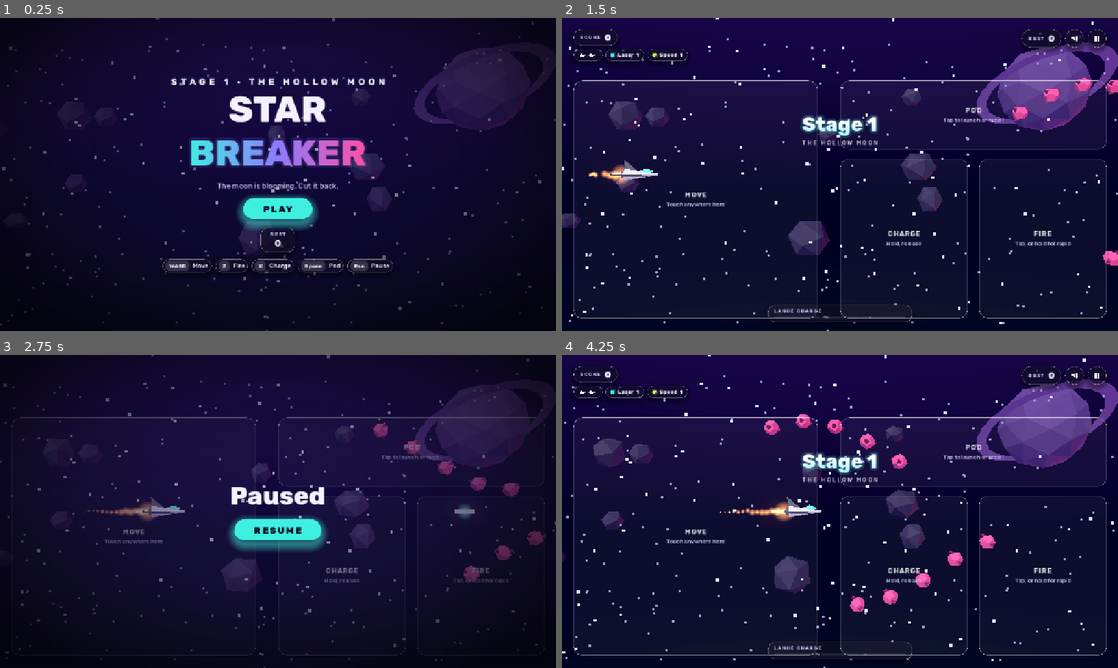
Above: before the commit, frames 1-4 (two rows, left to right).
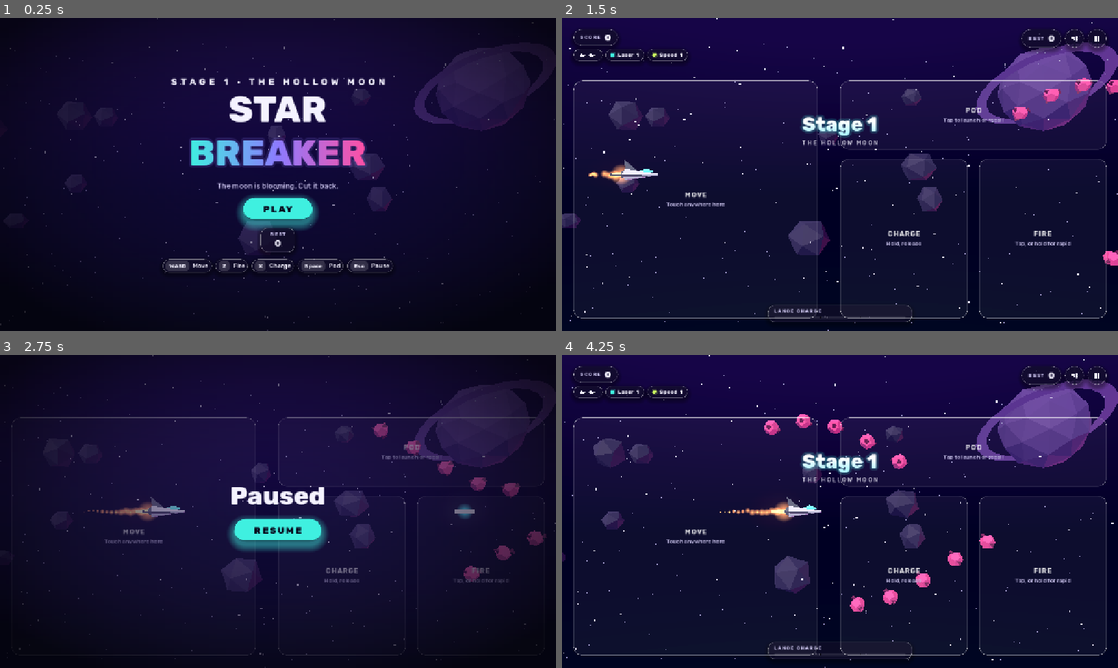
Above: after the commit, the same moments.

Repository: guillaumefont/star-breaker
Game: Godot game, scene res://scenes/main.tscn
The game is run twice, just before and just after one commit, with the same random seed, the same clock (stepped at 60 frames per second) and the same inputs.
Inputs (mouse positions are in pixels of both pictures, inside the frame that each line leads up to):
- Up to frame 1 (0.25 s): no input
- Up to frame 2 (1.5 s): click "PLAY" at 0.5 s; tap Enter (start) at 1.25 s; move the mouse to (962, 158) at 1.27 s; hold Right (right) from 1.28 s (still down); tap X (charge) at 1.35 s; click (962, 158) at 1.42 s
- Up to frame 3 (2.75 s): tap Z (fire) at 1.55 s; release Right (right) at 2 s; tap Enter (start) at 2 s; drag from (166, 527) to (250, 574) at 2.02 s
- Up to frame 4 (4.25 s): click "RESUME" at 2.75 s; tap Enter (start) at 3.5, 3.8 s; move the mouse to (895, 442) at 3.52 s; hold Right (right) from 3.53 s (still down); tap Space (pod) at 3.6 s

The runs differ from the first frame. In frame 1, 0.6% of the frame differs, in the area x 0-100%, y 0-100%; in frame 2, 0.6%; in frame 3, 0.6%; in frame 4, 0.7%.

Commit message:
Android crash: replace AudioStreamPolyphonic with a player pool, stars as quads
The crash happens within the first seconds of a run on Android but not on
desktop (debug or release template, Mobile renderer, simulated touch soak).
Remove the Android-only risk paths: sound effects now play through a pool of
AudioStreamPlayers like tether-rally, and stars are MultiMesh quads instead of
GL point sprites. Adds tools/soak.gd and audio_test checks.

Co-Authored-By: Claude Opus 5.5 <noreply@anthropic.com>
Claude-Session: https://claude.ai/code/session_01VxP4frKpP2hipxn7zCfCJb

Diff:
--- a/scripts/audio.gd
+++ b/scripts/audio.gd
@@ -6,7 +6,9 @@
 const RATE := 22050
 const MASTER := 0.8
 
-var _poly: AudioStreamPlayer
+const POOL := 12
+var _pool: Array[AudioStreamPlayer] = []
+var _next := 0
 var _music: AudioStreamPlayer
 var _fx: Dictionary = {}
 var _songs: Dictionary = {}
@@ -23,12 +25,12 @@
 
 
 func _ready() -> void:
-	_poly = AudioStreamPlayer.new()
-	var ps := AudioStreamPolyphonic.new()
-	ps.polyphony = 24
-	_poly.stream = ps
-	add_child(_poly)
-	_poly.play()
+	# A pool of plain players (as in tether-rally) rather than one AudioStreamPolyphonic:
+	# the polyphonic player was the main suspect for the Android crash a few seconds into a run.
+	for i in POOL:
+		var p := AudioStreamPlayer.new()
+		add_child(p)
+		_pool.append(p)
 	_music = AudioStreamPlayer.new()
 	_music.volume_db = -3.0
 	add_child(_music)
@@ -74,11 +76,19 @@
 
 func play(name: String, arg := 0) -> void:
 	var key := name + (str(arg) if name == "beam" else "")
-	if not _fx.has(key) or not _poly.playing:
+	if not _fx.has(key):
 		return
-	var pb := _poly.get_stream_playback() as AudioStreamPlaybackPolyphonic
-	if pb:
-		pb.play_stream(_fx[key])
+	# take a free player, else the one that started longest ago
+	var p: AudioStreamPlayer = _pool[_next]
+	for i in POOL:
+		var q: AudioStreamPlayer = _pool[(_next + i) % POOL]
+		if not q.playing:
+			p = q
+			_next = (_next + i) % POOL
+			break
+	_next = (_next + 1) % POOL
+	p.stream = _fx[key]
+	p.play()
 
 
 func music(name: String) -> void:
--- a/scripts/main.gd
+++ b/scripts/main.gd
@@ -251,27 +251,27 @@
 
 
 func _star_layer(n: int, z0: float, z1: float, size: float, color: Color) -> Node3D:
-	var pos := PackedVector3Array()
-	for i in n:
-		pos.append(Vector3(randf_range(0, 900), randf_range(-180, 180), randf_range(z0, z1)))
-	var arrays := []
-	arrays.resize(Mesh.ARRAY_MAX)
-	arrays[Mesh.ARRAY_VERTEX] = pos
-	var m := ArrayMesh.new()
-	m.add_surface_from_arrays(Mesh.PRIMITIVE_POINTS, arrays)
+	# Stars are tiny quads in a MultiMesh, not GL points: point sprites are the least portable
+	# primitive on Android GPUs.
+	var q := QuadMesh.new()
+	q.size = Vector2.ONE * size * 0.55
 	var mat := StandardMaterial3D.new()
 	mat.shading_mode = BaseMaterial3D.SHADING_MODE_UNSHADED
-	mat.use_point_size = true
-	mat.point_size = size
 	mat.albedo_color = color
 	mat.disable_fog = true
+	q.material = mat
+	var mm := MultiMesh.new()
+	mm.transform_format = MultiMesh.TRANSFORM_3D
+	mm.mesh = q
+	mm.instance_count = n
+	for i in n:
+		mm.set_instance_transform(i, Transform3D(Basis(), Vector3(randf_range(0, 900), randf_range(-180, 180), randf_range(z0, z1))))
 	var grp := Node3D.new()
 	for k in 2:
-		var mi := MeshInstance3D.new()
-		mi.mesh = m
-		mi.material_override = mat
+		var mi := MultiMeshInstance3D.new()
+		mi.multimesh = mm
 		mi.position.x = 900.0 * k
-		mi.extra_cull_margin = 1000.0
+		mi.cast_shadow = GeometryInstance3D.SHADOW_CASTING_SETTING_OFF
 		grp.add_child(mi)
 	add_child(grp)
 	return grp
--- a/tests/audio_test.gd
+++ b/tests/audio_test.gd
@@ -32,5 +32,12 @@
 	check(sfx._music.stream == sfx._songs.get("stage"), "music asked for early starts once it is ready")
 	for k in ["shot", "rapid", "beam1", "beam3", "boom", "pod", "dock", "alarm", "oneup"]:
 		check(sfx._fx.has(k), "sound effect %s" % k)
+	# a burst far larger than the pool (rapid fire + hits + explosions) must just recycle players
+	for i in 200:
+		sfx.play(["shot", "rapid", "hit", "small", "boom", "beam"][i % 6], 1 + i % 3)
+		if i % 10 == 0:
+			await process_frame
+	check(sfx._pool.size() == Sfx.POOL and sfx.get_child_count() == Sfx.POOL + 1, "a burst of 200 sounds reuses the fixed player pool")
+	check(not ClassDB.class_exists("AudioStreamPolyphonic") or sfx.find_children("*", "AudioStreamPlayer", false).all(func(p): return not (p.stream is AudioStreamPolyphonic)), "no AudioStreamPolyphonic player (Android crash suspect)")
 	print("%d failure(s)" % fails)
 	quit(1 if fails else 0)
--- /dev/null
+++ b/tools/soak.gd
@@ -0,0 +1,67 @@
+extends SceneTree
+## Real-time soak run with simulated touch play (stick, Fire taps and holds, Charge, Pod),
+## no invincibility. Prints progress; any crash or script error shows in the log.
+## godot --path . --script tools/soak.gd -- SECONDS
+
+var main: Node3D
+var vs := Vector2(1280, 720)
+
+
+func touch(i: int, pos: Vector2, down: bool) -> void:
+	var e := InputEventScreenTouch.new()
+	e.index = i
+	e.position = pos
+	e.pressed = down
+	root.push_input(e, true)
+
+
+func drag(i: int, pos: Vector2) -> void:
+	var e := InputEventScreenDrag.new()
+	e.index = i
+	e.position = pos
+	root.push_input(e, true)
+
+
+func _initialize() -> void:
+	var secs := 40.0
+	var args := OS.get_cmdline_user_args()
+	if args.size() > 0:
+		secs = float(args[0])
+	main = load("res://scenes/main.tscn").instantiate()
+	root.add_child(main)
+	await process_frame
+	vs = root.get_visible_rect().size
+	var t0 := Time.get_ticks_msec()
+	var frame := 0
+	var stick := Vector2(vs.x * 0.2, vs.y * 0.6)
+	var fire_down := false
+	var charge_down := false
+	while Time.get_ticks_msec() - t0 < secs * 1000.0:
+		frame += 1
+		if main.mode != "play":
+			touch(9, vs * 0.5, true)
+			touch(9, vs * 0.5, false)
+		else:
+			if frame % 90 == 1:
+				touch(1, stick, true)
+			drag(1, stick + Vector2(cos(frame * 0.05), sin(frame * 0.031)) * 80.0)
+			if frame % 90 == 80:
+				touch(1, stick, false)
+			if frame % 25 == 0:
+				fire_down = not fire_down
+				touch(2, Vector2(vs.x * 0.86, vs.y * 0.7), fire_down)
+			if frame % 150 == 0:
+				charge_down = true
+				touch(3, Vector2(vs.x * 0.62, vs.y * 0.7), true)
+			if charge_down and frame % 150 == 110:
+				charge_down = false
+				touch(3, Vector2(vs.x * 0.62, vs.y * 0.7), false)
+			if frame % 200 == 100:
+				touch(4, Vector2(vs.x * 0.8, vs.y * 0.3), true)
+				touch(4, Vector2(vs.x * 0.8, vs.y * 0.3), false)
+		if frame % 120 == 0:
+			print("t=%.1fs mode=%s score=%s lives=%s enemies=%d fx=%d nodes=%d" % [(Time.get_ticks_msec() - t0) / 1000.0, main.mode,
+				main.G.get("score", 0), main.G.get("lives", 0), main.G.get("enemies", []).size(), main.fx.size(), main.world.get_child_count()])
+		await process_frame
+	print("soak done")
+	quit()
Not shown, changed: AGENTS.md
